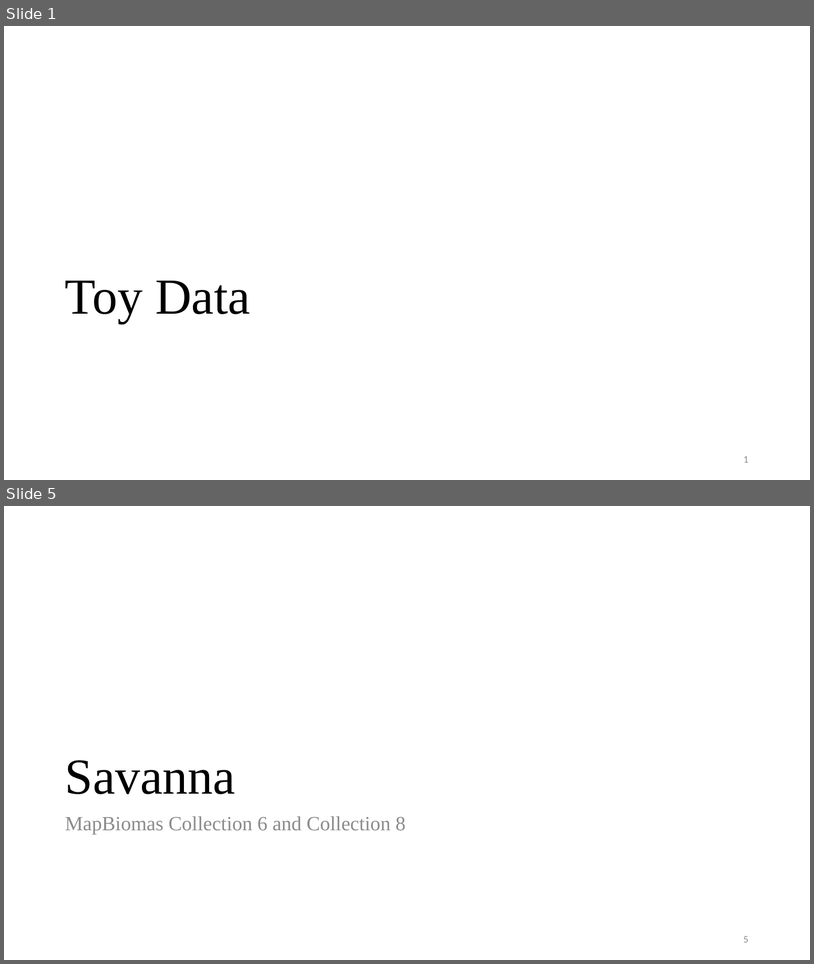
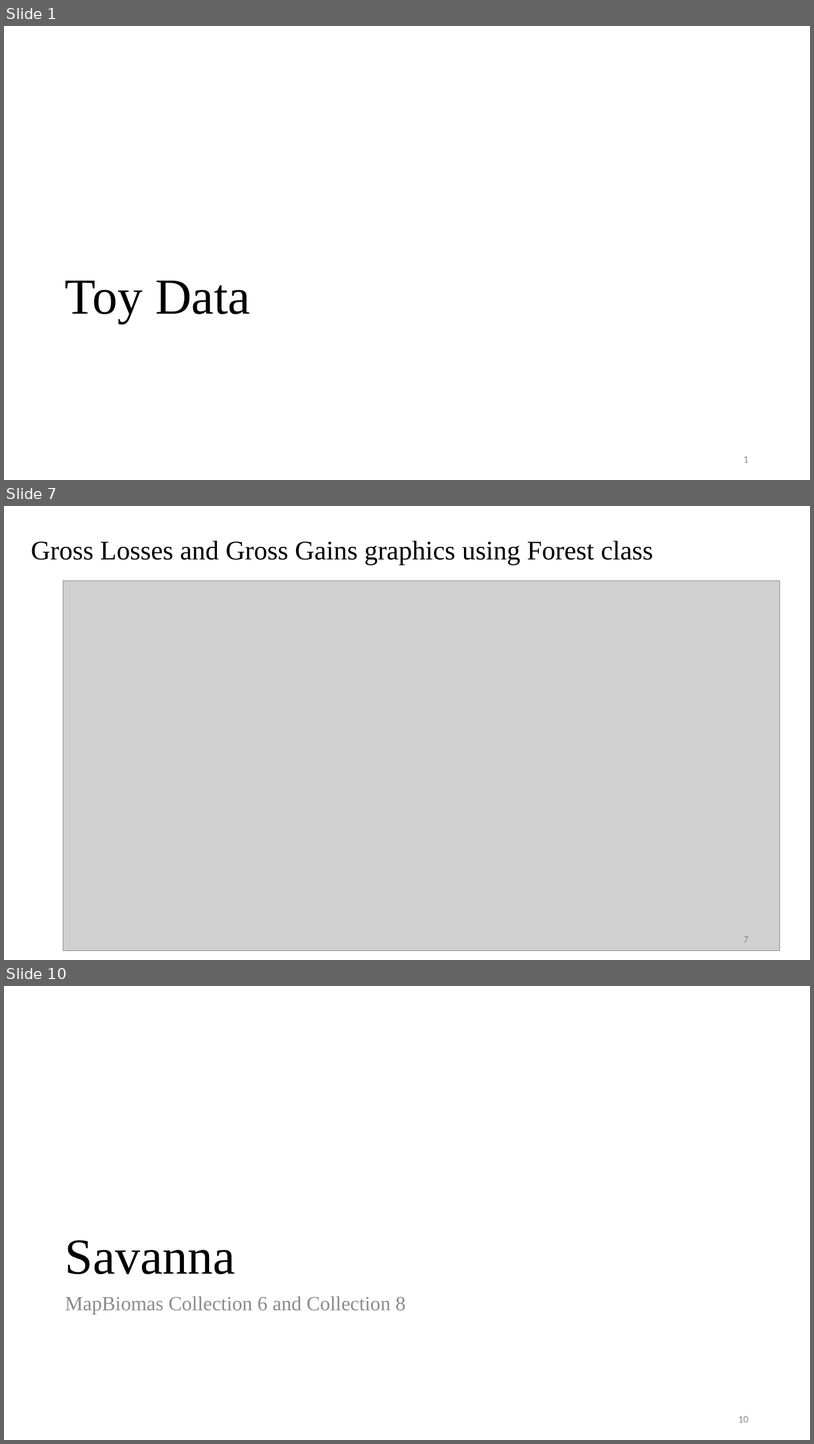
Before and after one commit to antoniovfonseca/compare-time-series, a slide deck: validation_results.pptx. Shown one above the other, each under a label of ours: slides 1 and 5 before the commit, slides 1, 7 and 10 after it; the slides between them are not shown. The pictures are 814x964 and 814x1444 pixels, drawn with LibreOffice and Linux fonts; fonts in the diff are those of the drawing; grey boxes stand for pictures. Boxes give left, top, right and bottom in pixels: in the first picture for what was removed or moved away, otherwise in the second. Text is boxed around its words. In the diff, an @@ line names an element or a change of style, - is before the commit and + after.

```diff
--- a/validation_results.pptx
+++ b/validation_results.pptx
@@ slide 7 added at (x1=4, y1=506, x2=810, y2=960), background #FFFFFF @@
@@ text added at (x1=31, y1=541, x2=653, y2=565), 32 pt, text #000000 @@
+Gross Losses and Gross Gains graphics using Forest class
@@ picture added at (x1=63, y1=581, x2=781, y2=951) @@
@@ page number added at (x1=744, y1=936, x2=749, y2=942), 12 pt, text #8C8C8C @@
+7
@@ what was slide 5 is now slide 10 @@
@@ page number at (x1=738, y1=1416, x2=749, y2=1422): text changed @@
-5
+10
```
Also in this commit, not shown: 9 slides changed, 11 other slides added, 3 slides removed, 47 other files.
